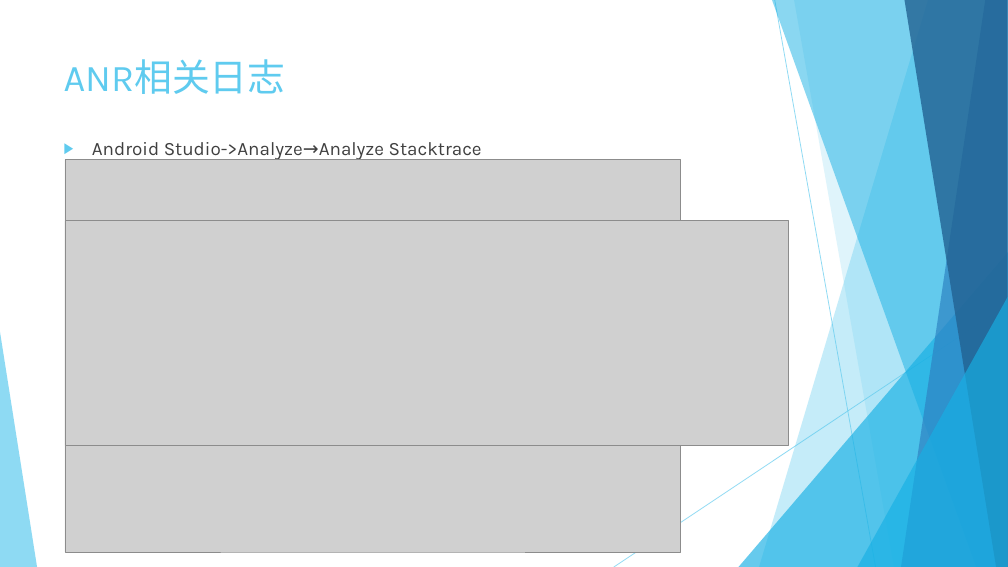
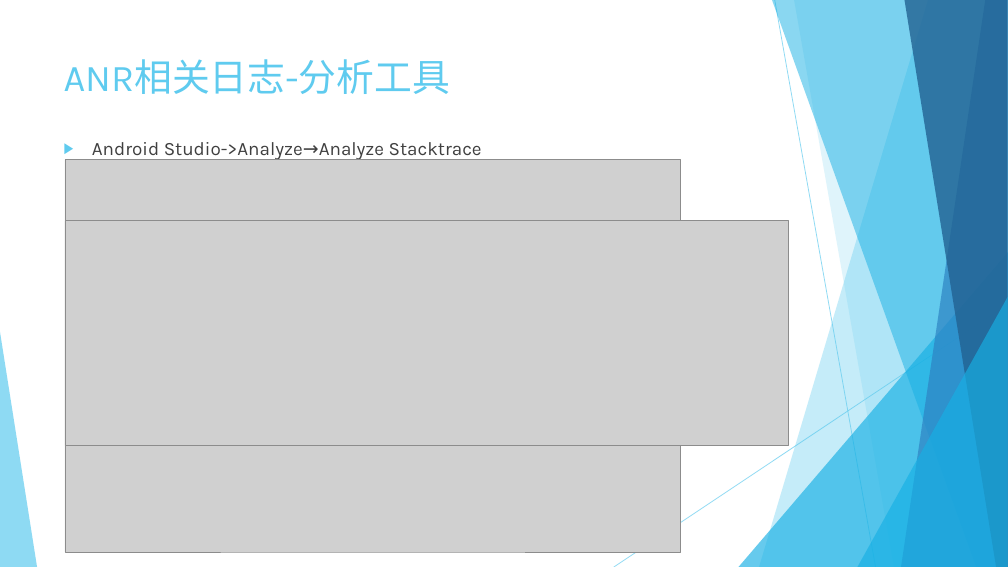
Before and after one commit to keyguansz/asys, a slide deck: slide 9 of debug/ANR原理简介.pptx (slide 4 before the commit). Drawn at 1008x567 pixels with LibreOffice and Linux fonts; fonts in the diff are those of the drawing; grey boxes stand for pictures. Boxes give left, top, right and bottom in pixels: in the first picture for what was removed or moved away, otherwise in the second. Text is boxed around its words. In the diff, an @@ line names an element or a change of style, - is before the commit and + after.

```diff
--- a/debug/ANR原理简介.pptx
+++ b/debug/ANR原理简介.pptx
@@ title at box(64, 59, 450, 94): text changed @@
-ANR相关日志
+ANR相关日志-分析工具
```
Also in this commit, not shown: 2 other slides changed, 8 slides added, 4 slides removed, 46 other files.
